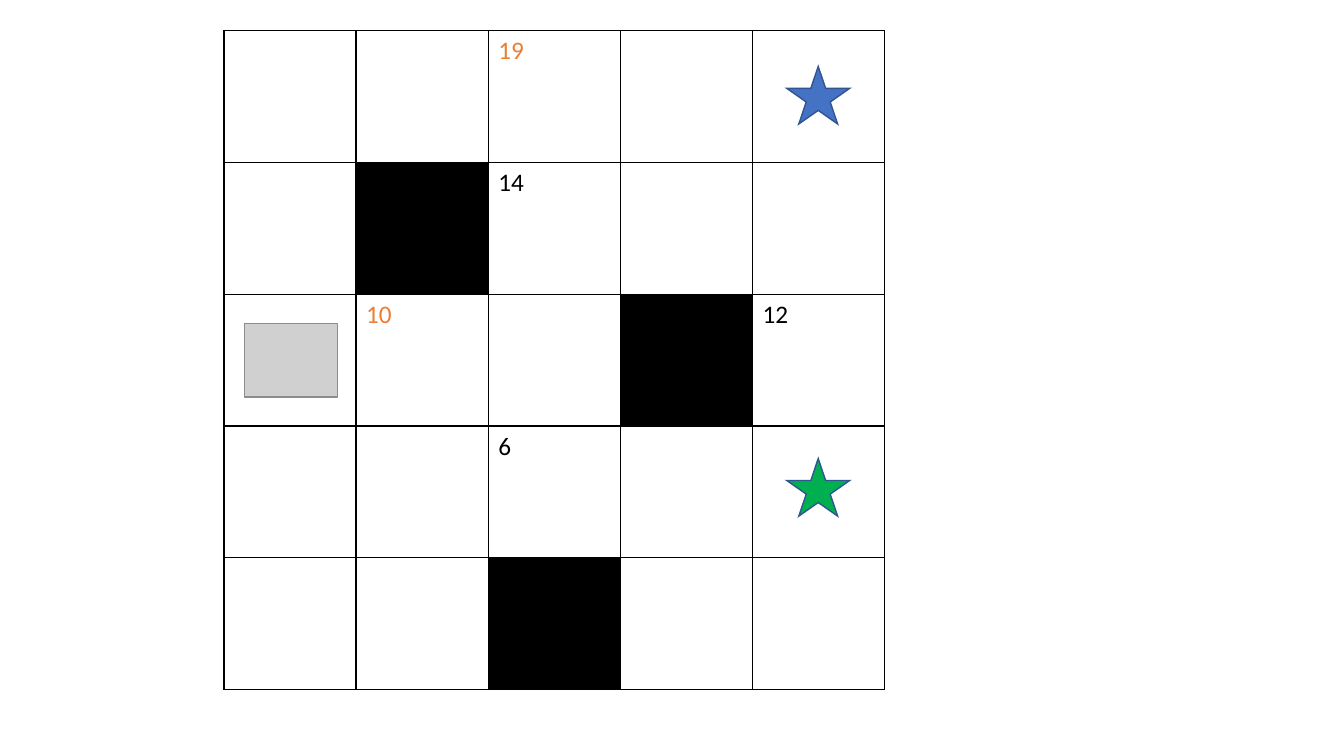
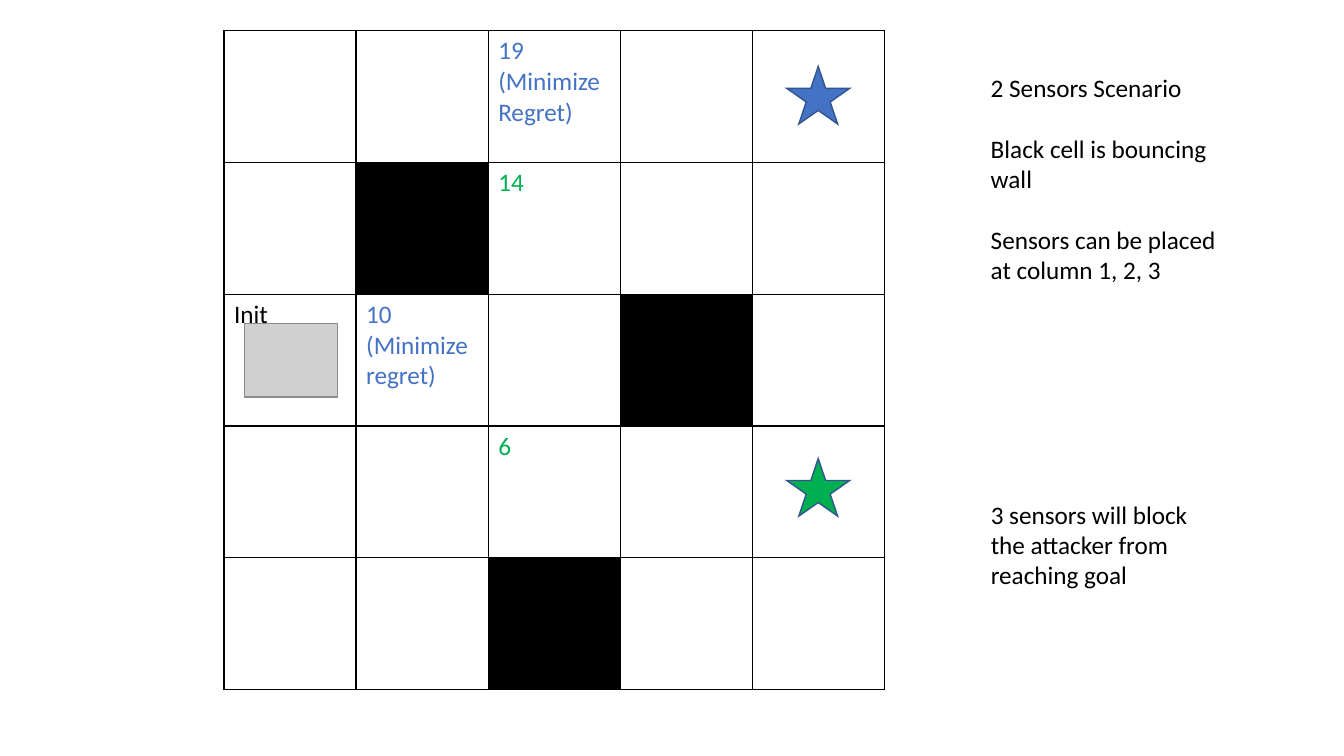
Before and after one commit to alexalvis/RobustSensorAllocation, a slide deck: slide 2 of Presentation1.pptx (slide 1 before the commit). Drawn at 1344x756 pixels with LibreOffice and Linux fonts; fonts in the diff are those of the drawing; grey boxes stand for pictures. Boxes give left, top, right and bottom in pixels: in the first picture for what was removed or moved away, otherwise in the second. Text is boxed around its words. In the diff, an @@ line names an element or a change of style, - is before the commit and + after.

```diff
--- a/Presentation1.pptx
+++ b/Presentation1.pptx
@@ table at (224, 31, 884, 690) @@
-row 1, column 3: 19
+row 1, column 3: 19 / (Minimize Regret)
-row 3:  | 10 |  |  | 12
+row 3: Init | 10 / (Minimize regret) |  |  | 
@@ text colour #000000 to #00B050 in "14", "6" @@
@@ text added at (991, 79, 1215, 282), 18 pt, text #000000 @@
+2 Sensors Scenario
+Black cell is bouncing wall
+Sensors can be placed at column 1, 2, 3
@@ text added at (991, 506, 1187, 589), 18 pt, text #000000 @@
+3 sensors will block the attacker from reaching goal
```
Also in this commit, not shown: 1 slide added, 1 other file.
